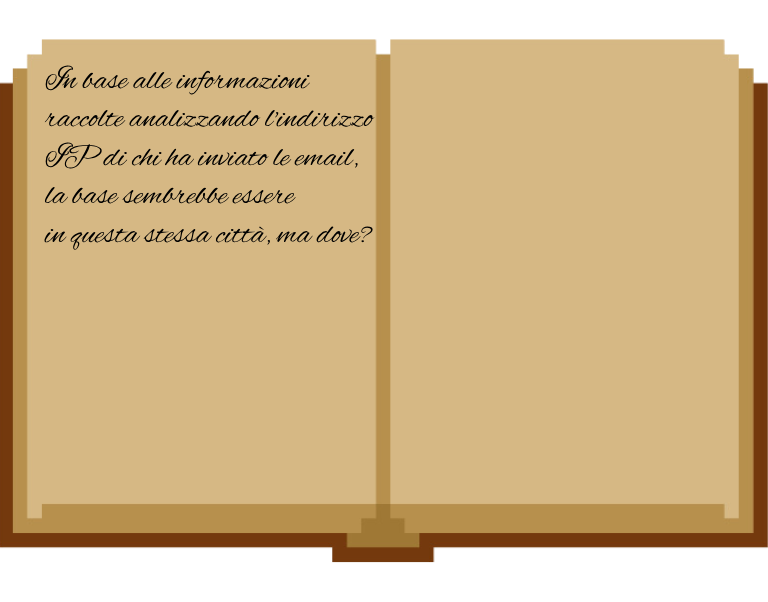
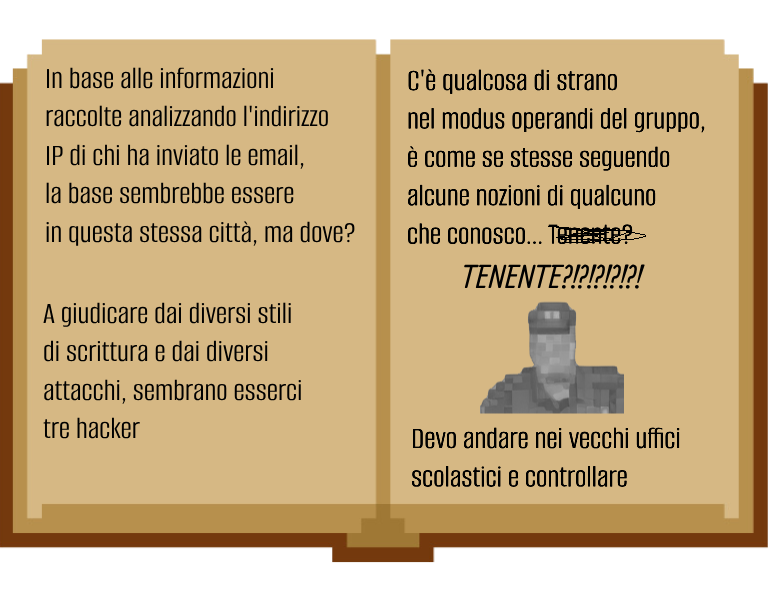
Revision of a layered 768px x 602px image; what changed, layer by layer:
showed "TENENTE?!?!?!?!?!" over [464, 264, 645, 289]
added layer "Livello 2" above "Livello 1" over [548, 226, 646, 243]
showed "Livello 1" over [480, 301, 624, 414]
showed "Devo andare nei vecchi uffici sc", painted on it over [412, 427, 680, 487]
showed "C'è qualcosa di strano nel modus", painted on it over [408, 69, 705, 244]
painted on "In base alle informazioni racco" over [44, 65, 375, 250]
showed "A giudicare dai diversi stili d", painted on it over [43, 302, 301, 439]
